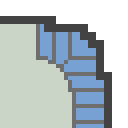
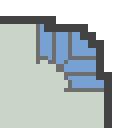
Revision of a layered 128 × 128 image; what changed, layer by layer:
painted on "Background" over [36, 60, 104, 128]
